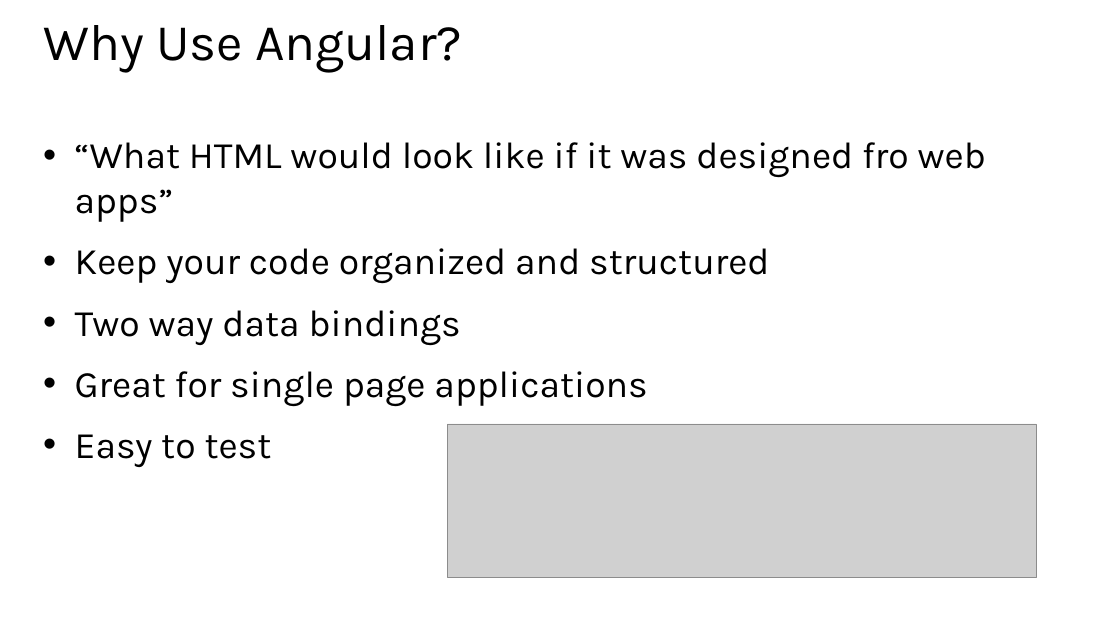
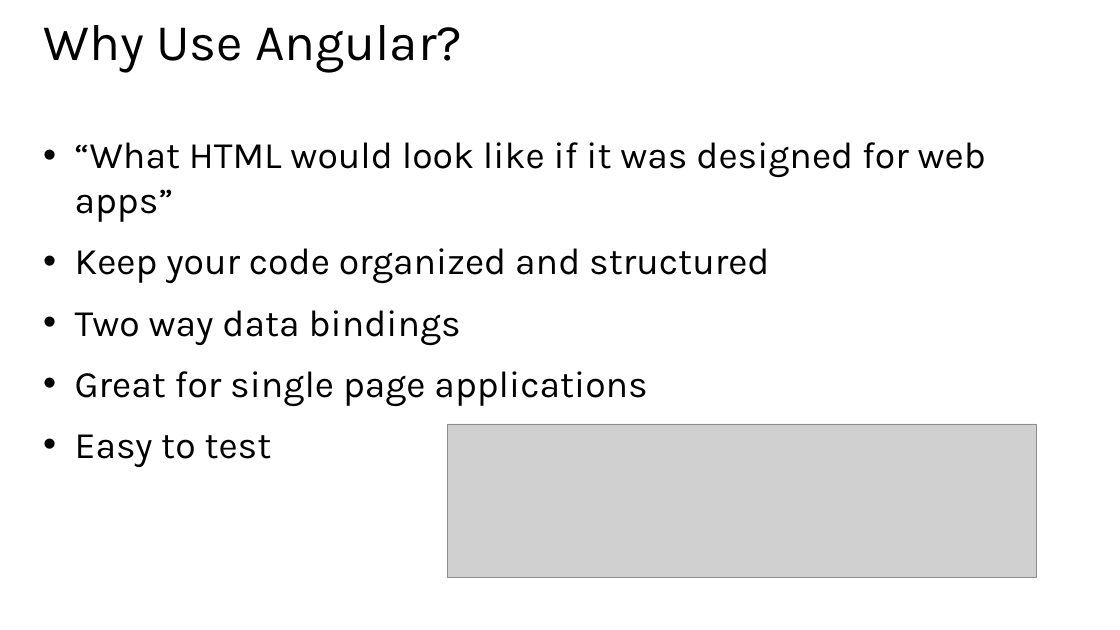
Before and after one commit to hwz/chirp, a slide deck: slide 5 of slides/module2.pptx. Drawn at 1120x630 pixels with LibreOffice and Linux fonts; fonts in the diff are those of the drawing; grey boxes stand for pictures. Boxes give left, top, right and bottom in pixels: in the first picture for what was removed or moved away, otherwise in the second. Text is boxed around its words. In the diff, an @@ line names an element or a change of style, - is before the commit and + after.

```diff
--- a/slides/module2.pptx
+++ b/slides/module2.pptx
@@ text at (75, 142, 986, 222): text changed @@
-• “What HTML would look like if it was designed fro web apps”
+• “What HTML would look like if it was designed for web apps”
```
Also in this commit, not shown: 1 other slide changed, 1 other file.
